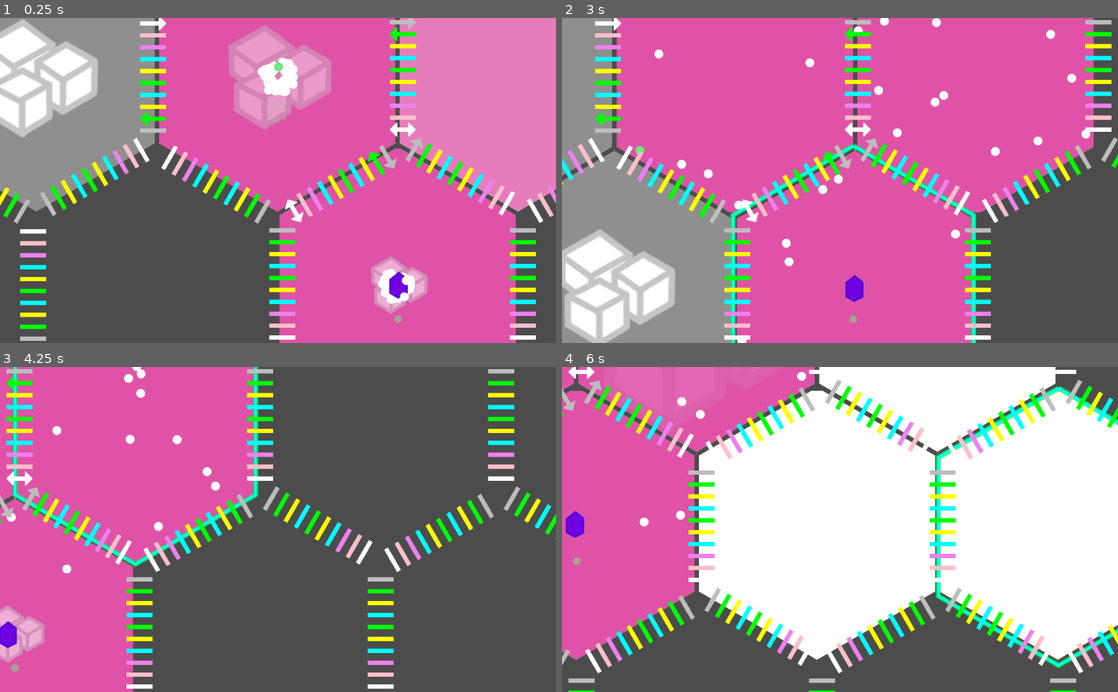
Above: before the commit, frames 1-4 (two rows, left to right).
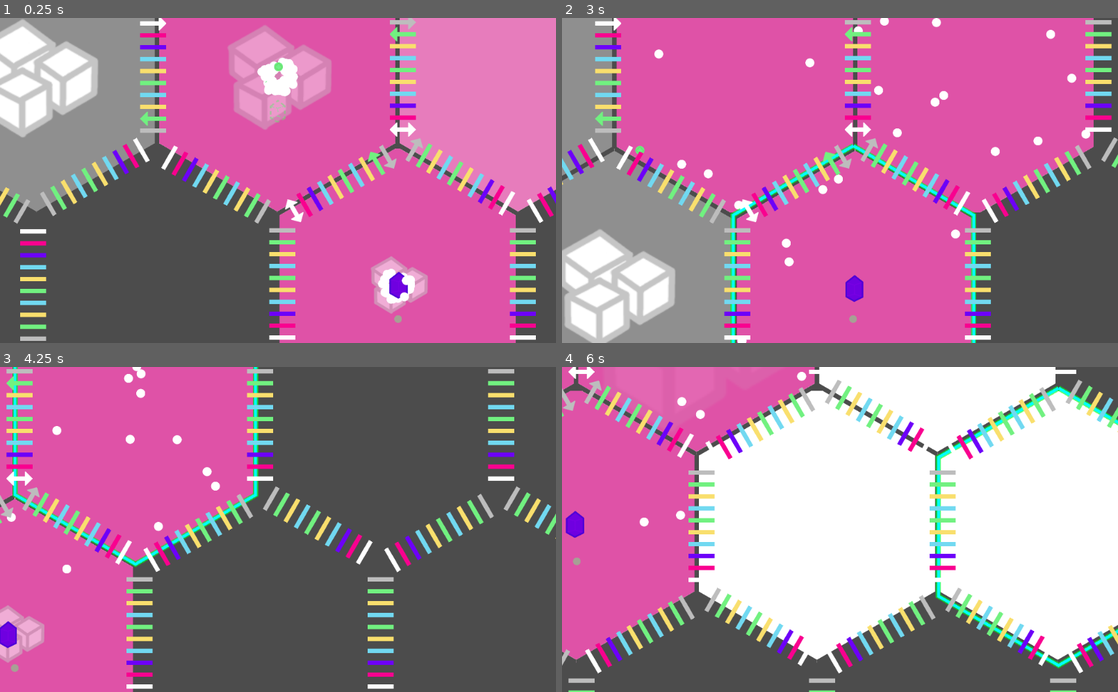
Above: after the commit, the same moments.

Repository: tobyp/hackathon2020
Game: Godot game, scene res://main.tscn
Two runs of this game, one before a commit and one after it. Both use one fixed random seed, a clock stepped at 60 frames per second and the inputs below.
Inputs (mouse positions are in pixels of both pictures, inside the frame that each line leads up to):
- Up to frame 1 (0.25 s): no input
- Up to frame 2 (3 s): click (962, 21) at 0.52 s; tap Enter at 1.25 s; drag from (840, 76) to (895, 109) at 1.27 s; drag from (717, 284) to (812, 245) at 2.02 s; move the mouse to (962, 284) at 2.77 s; hold D from 2.78 s (still down); click (962, 284) at 2.92 s
- Up to frame 3 (4.25 s): release D at 3.5 s; drag from (144, 425) to (111, 480) at 3.52 s
- Up to frame 4 (6 s): drag from (817, 633) to (867, 529) at 4.27 s; drag from (940, 425) to (756, 448) at 5.02 s; move the mouse to (1056, 633) at 5.77 s; hold S from 5.78 s (still down); click (1056, 633) at 5.92 s

The runs differ from the first frame. In frame 1, 5.2% of the frame differs, in the area x 0-100%, y 2-96%; in frame 2, 5.2%; in frame 3, 5.3%; in frame 4, 6.3%, in the area x 0-100%, y 5-100%.

Commit message:
Globalize particle type colors

Diff:
--- a/globals.gd
+++ b/globals.gd
@@ -185,6 +185,26 @@
 
 	return "res://textures/%s.png" % image_name
 
+static func particle_type_get_color(particle: int) -> Color:
+	match particle:
+		ParticleType.PROTEIN_WHITE:
+			return Color.gray
+		ParticleType.SUGAR, ParticleType.ANTI_MITOCHONDRION:
+			return Color.white
+		ParticleType.AMINO_PHE, ParticleType.PROTEIN_TRANSPORTER, ParticleType.RIBOSOME_TRANSPORTER:
+			return Color("#72f281")  # Green
+		ParticleType.AMINO_ALA, ParticleType.ENZYME_ALCOHOL, ParticleType.RIBOSOME_ALCOHOL, ParticleType.POISON_ALCOHOL:
+			return Color("#fae06e")  # Yellow
+		ParticleType.AMINO_LYS, ParticleType.ENZYME_LYE, ParticleType.RIBOSOME_LYE, ParticleType.POISON_LYE:
+			return Color("#72daf2")  # Cyan
+		ParticleType.AMINO_TYR, ParticleType.QUEEN:
+			return Color("#6e00fa")  # Violet
+		ParticleType.AMINO_PRO, ParticleType.PRO_QUEEN:
+			return Color("#fa0090")  # Pink
+		ParticleType.POISON_PLUTONIUM:
+			return Color.black
+	return Color.black
+
 static func poison_type_get_name(poison: int) -> String:
 	match poison:
 		PoisonType.ALCOHOL:
--- a/ui/TextureButton2.gd
+++ /dev/null
@@ -1,16 +0,0 @@
-extends TextureButton
-
-
-# Declare member variables here. Examples:
-# var a = 2
-# var b = "text"
-
-
-# Called when the node enters the scene tree for the first time.
-func _ready():
-	get_node("TextureButton").rotate(180)
-
-
-# Called every frame. 'delta' is the elapsed time since the previous frame.
-#func _process(delta):
-#	pass
--- a/ui/Tunnel.gd
+++ /dev/null
@@ -1,16 +0,0 @@
-extends HBoxContainer
-
-
-# Declare member variables here. Examples:
-# var a = 2
-# var b = "text"
-
-
-# Called when the node enters the scene tree for the first time.
-func _ready():
-	pass # Replace with function body.
-
-
-# Called every frame. 'delta' is the elapsed time since the previous frame.
-#func _process(delta):
-#	pass
--- a/ui/VBoxContainer.gd
+++ /dev/null
@@ -1,12 +0,0 @@
-extends VBoxContainer
-
-var states = ["closed", "openLeft", "openRight", "openBoth"]
-var state_index = 0
-
-
-
-func _gui_input(event):
-	if event is InputEventMouseButton:
-		if event.button_index == BUTTON_LEFT and event.pressed:
-			state_index = (state_index + 1) % 4
-			modulate = Color(1,state_index/4.0, 1)
--- a/ui/ui.gd
+++ b/ui/ui.gd
@@ -41,21 +41,20 @@
 	shaft_png = preload("res://ui/arrowshaft.png")
 
 	possible_particle_types = [
-		[Globals.ParticleType.PROTEIN_WHITE, Color.gray],
-		[Globals.ParticleType.PROTEIN_TRANSPORTER, Color.green],
-		[Globals.ParticleType.ENZYME_ALCOHOL, Color.yellow],
-		[Globals.ParticleType.ENZYME_LYE, Color.cyan],
-		[Globals.ParticleType.AMINO_PHE, Color.green],
-		[Globals.ParticleType.AMINO_ALA, Color.yellow],
-		[Globals.ParticleType.AMINO_LYS, Color.cyan],
-		[Globals.ParticleType.AMINO_TYR, Color.violet],
-		[Globals.ParticleType.AMINO_PRO, Color.pink],
-		[Globals.ParticleType.SUGAR, Color.white]
+		Globals.ParticleType.PROTEIN_WHITE,
+		Globals.ParticleType.PROTEIN_TRANSPORTER,
+		Globals.ParticleType.ENZYME_ALCOHOL,
+		Globals.ParticleType.ENZYME_LYE,
+		Globals.ParticleType.AMINO_PHE,
+		Globals.ParticleType.AMINO_ALA,
+		Globals.ParticleType.AMINO_LYS,
+		Globals.ParticleType.AMINO_TYR,
+		Globals.ParticleType.AMINO_PRO,
+		Globals.ParticleType.SUGAR,
 	]
 	# calculate state, save references to UI nodes
-	for entry in possible_particle_types:
-		var particle_type = entry[0]
-		var color = entry[1]
+	for particle_type in possible_particle_types:
+		var color = Globals.particle_type_get_color(particle_type)
 		var state = _calculate_tunnel_state(particle_type, start_cell, end_cell)
 		tunnels.append(Tunnel.new(particle_type, color, state))
 
@@ -102,7 +101,7 @@
 	_set_arrow_texture_based_on_tunnelState(h)
 
 	# update the output rules to match the state
-	var global_particle_type = possible_particle_types[h][0]
+	var global_particle_type = possible_particle_types[h]
 	var tunnel_state = tunnels[h].state
 
 	var left_to_right_is_open = (tunnel_state == TunnelState.OPEN_BOTH or tunnel_state == TunnelState.OPEN_RIGHT)
